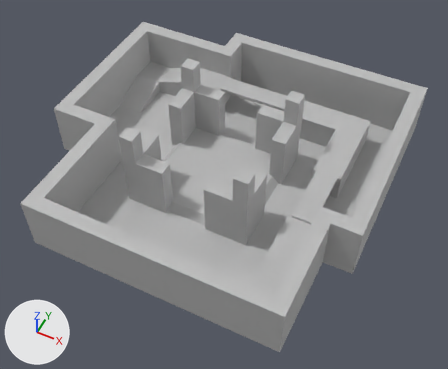
Two versions of the FBX model Content/scenes/q3t5.fbx, one commit apart.
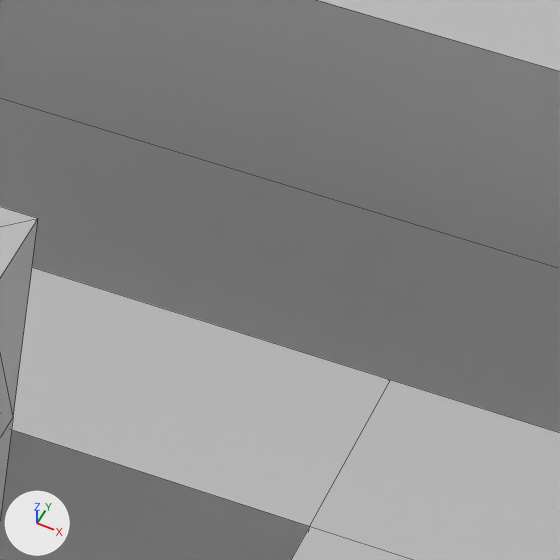
The first picture shows the older version from a 50 mm camera at (0.292, -0.547, 0.662) aimed at (0.038, -0.04, 0.028). The close-ups show both versions on the part from 67% to 81% of the width and 19% to 36% of the height of that picture; other places that the commit changed are outside them. The lights are fixed; the arrows at lower left show +X, +Y and +Z. The close-ups show mesh edges as thin lines. Where no turn or scale is listed for an object, it has been applied to the vertices.

The first close-up shows 'theFailure:pCube2', 'theFailure:pPlane1'.
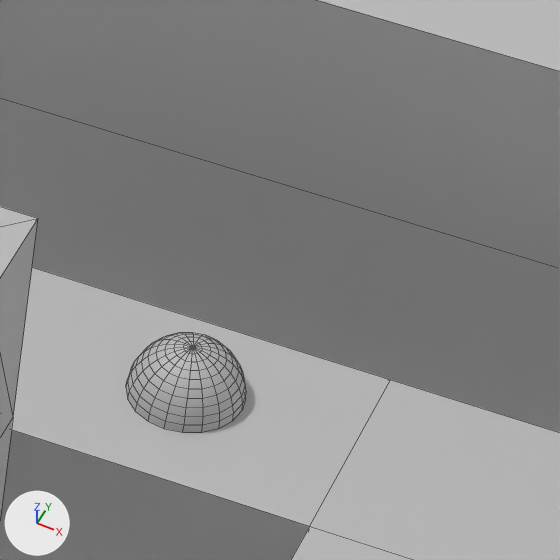
What differs and where, as boxes (x1, y1, x2, y2) in the close-ups (560 x 560 px):
'pSphere1', added: after (126, 333, 246, 432)

What the commit changed:
Mesh me_mesh_009 is new.
It is a UV sphere (20 segments, 20 rings, poles along z) spanning x -0.01..0.01, y -0.01..0.01, z -0.01..0.01.
It uses material mat_phong1 (grey #bcbcbc).
Object 'pSphere1' (ob_psphere1) is new; it shows me_mesh_009.
Its location is (0.1104, 0.1416, 0.04).
